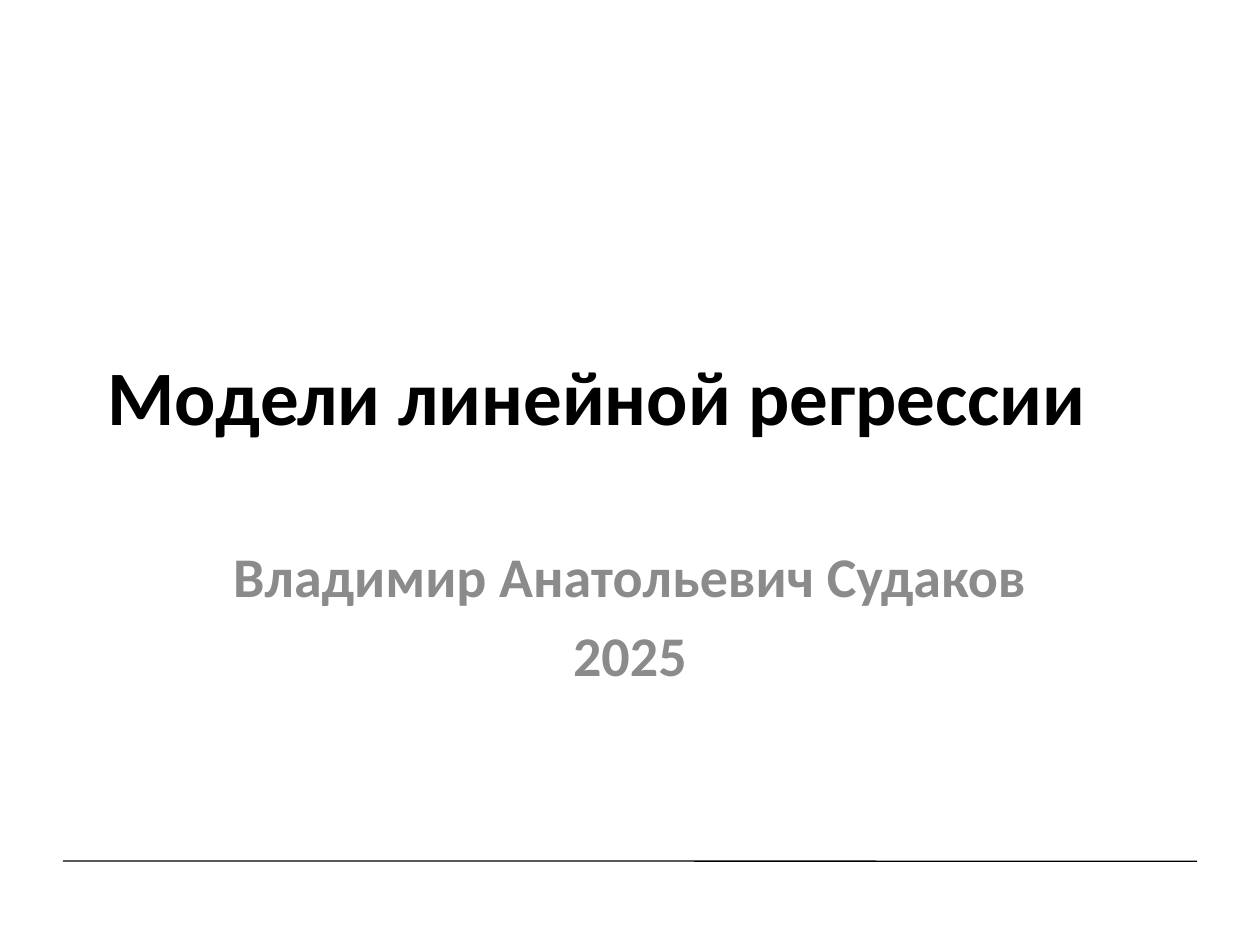
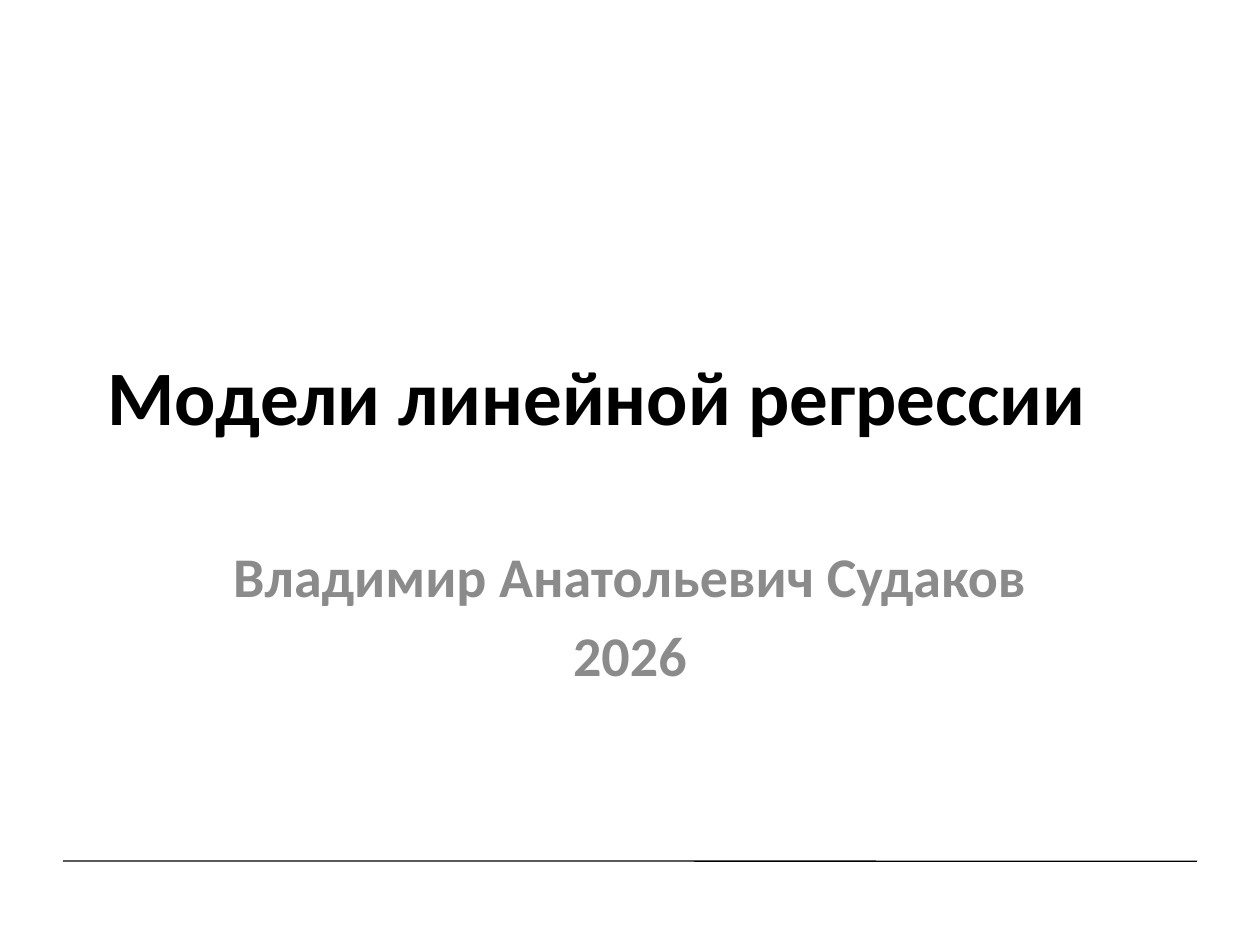
Before and after one commit to sudakov/ai-lab, a slide deck: slide 1 of ML2.pptx. Drawn at 1260x945 pixels with LibreOffice and Linux fonts; fonts in the diff are those of the drawing. Boxes give left, top, right and bottom in pixels: in the first picture for what was removed or moved away, otherwise in the second. Text is boxed around its words. In the diff, an @@ line names an element or a change of style, - is before the commit and + after.

```diff
--- a/ML2.pptx
+++ b/ML2.pptx
@@ subtitle at (573,638,686,677): text changed @@
-2025
+2026
```
Also in this commit, not shown: 2 other slides changed, 2 other files.
